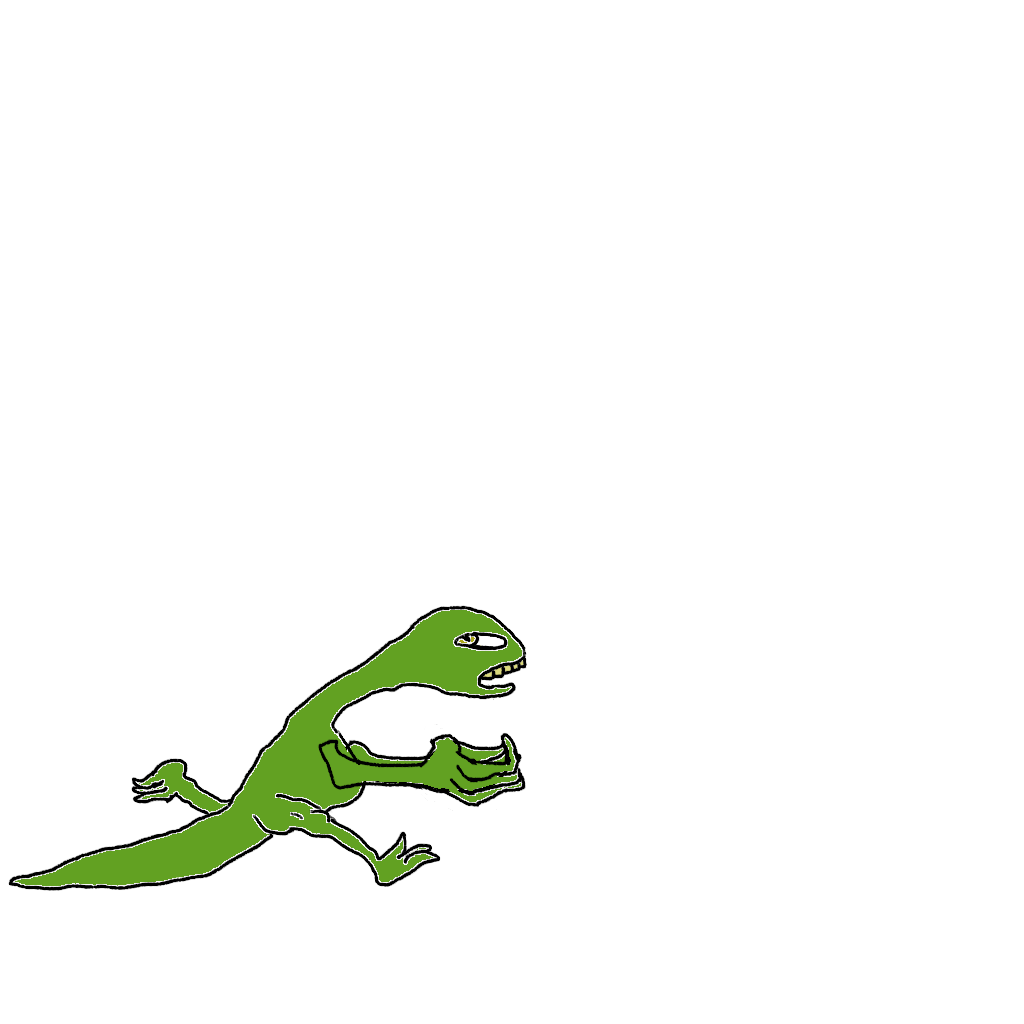
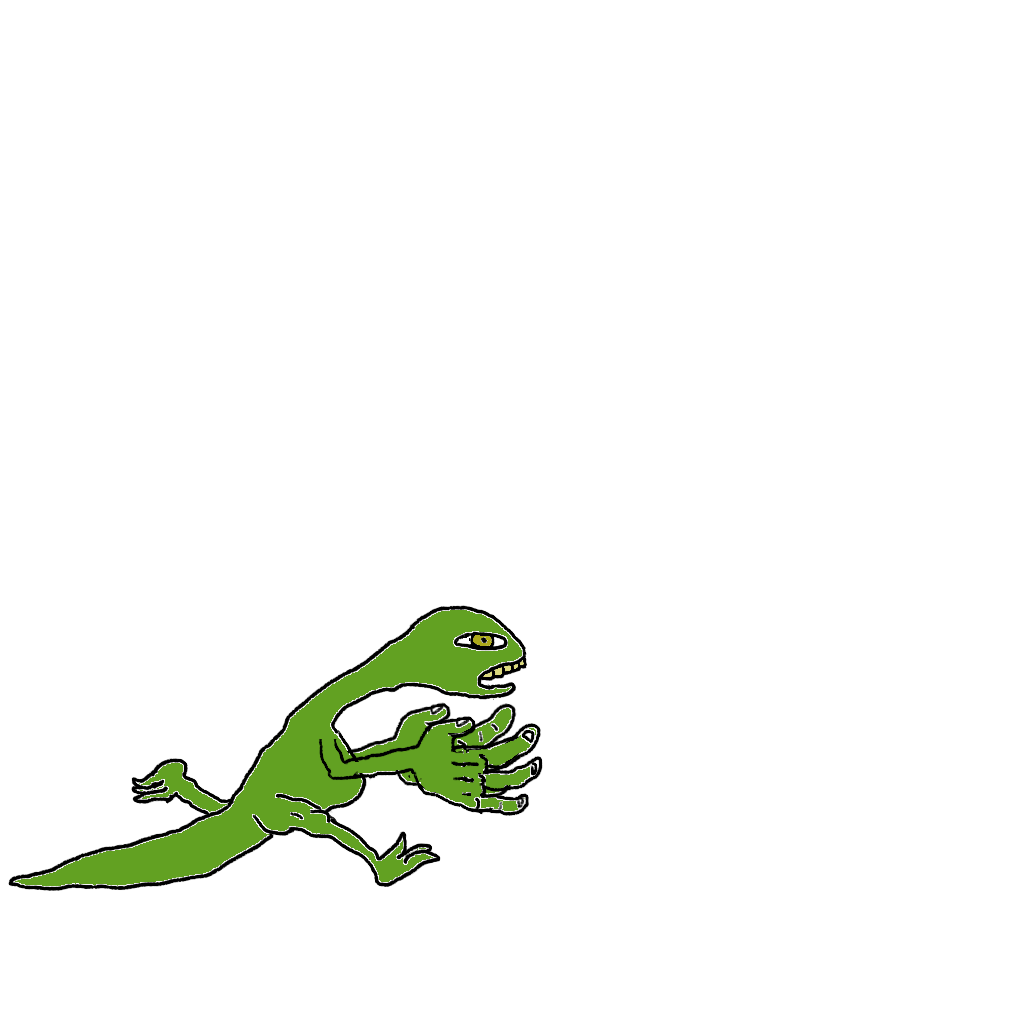
Two versions of the same layered image (w=1024, h=1024). Layer-by-layer changes:
hid "hand 1 fleeing" over [256, 704, 543, 832]
showed "hand1 full", painted on it over [8, 704, 543, 891]
showed "main fills", painted on it over [8, 605, 543, 891]
painted on "lineart 2" over [8, 605, 543, 891]
hid "main fills 2", painted on it over [8, 605, 543, 891]
hid "hand 2 fleeing" over [320, 605, 543, 832]
showed "lineart", painted on it over [8, 605, 543, 891]
showed "hand 2 full", painted on it over [256, 640, 543, 832]
